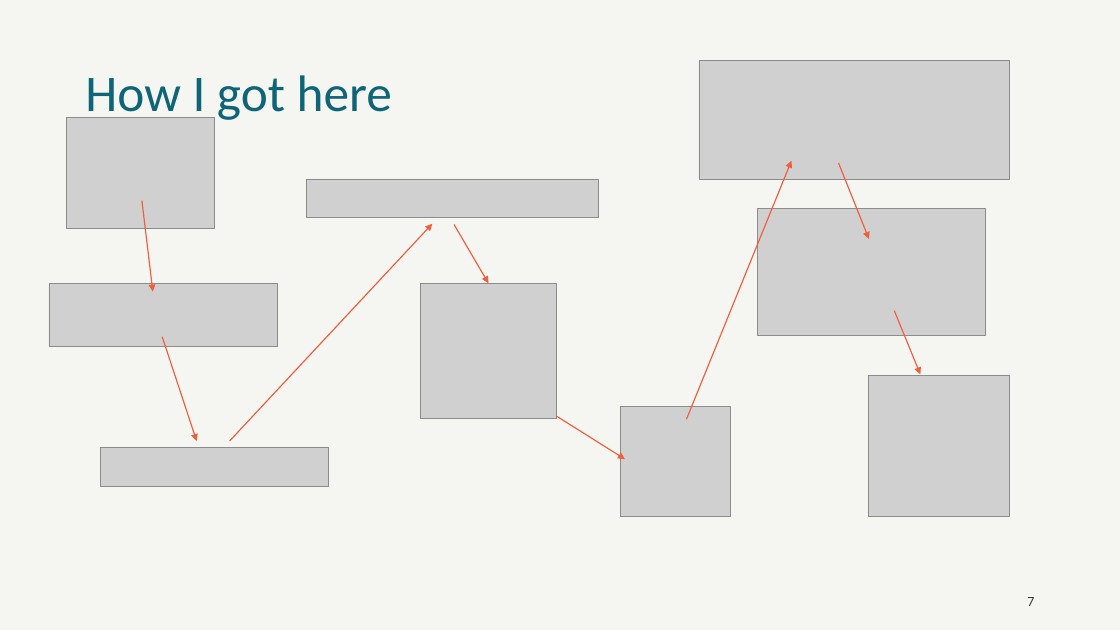
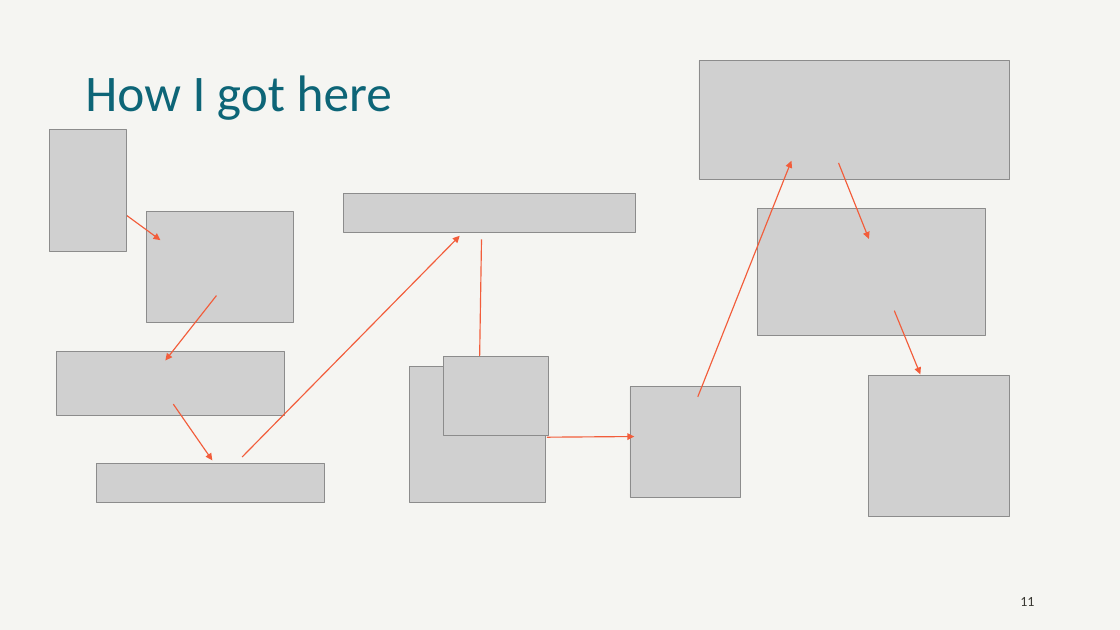
Before and after one commit to jkwuc89/Presentations, a slide deck: slide 11 of Senior Engineer Technical Track.pptx (slide 7 before the commit). Drawn at 1120x630 pixels with LibreOffice and Linux fonts; fonts in the diff are those of the drawing; grey boxes stand for pictures; background and template pictures are left out. Boxes give left, top, right and bottom in pixels: in the first picture for what was removed or moved away, otherwise in the second. Text is boxed around its words. In the diff, an @@ line names an element or a change of style, - is before the commit and + after.

```diff
--- a/Senior Engineer Technical Track.pptx
+++ b/Senior Engineer Technical Track.pptx
@@ picture added at box(50, 129, 126, 251) @@
@@ arrow moved from (686, 419) - (791, 160) to (698, 397) - (791, 160) @@
@@ arrow moved from (142, 201) - (153, 292) to (111, 203) - (160, 240) @@
@@ picture: place and size @@
-picture at box(306, 179, 598, 218)
+picture at box(344, 193, 636, 232)
@@ picture: place and size @@
-picture at box(66, 118, 214, 229)
+picture at box(146, 212, 294, 323)
@@ arrow moved from (229, 441) - (433, 223) to (242, 457) - (460, 236) @@
@@ arrow moved from (162, 337) - (197, 441) to (481, 239) - (480, 365) @@
@@ arrow added from (217, 296) to (166, 360), #F25D3B 1 pt @@
@@ picture: place and size @@
-picture at box(49, 283, 277, 347)
+picture at box(56, 352, 285, 416)
@@ picture added at box(444, 357, 549, 436) @@
@@ picture: place and size @@
-picture at box(421, 283, 556, 418)
+picture at box(410, 367, 545, 502)
@@ picture: place and size @@
-picture at box(620, 406, 731, 517)
+picture at box(630, 387, 741, 498)
@@ arrow moved from (455, 224) - (488, 283) to (173, 404) - (213, 460) @@
@@ arrow moved from (557, 417) - (625, 460) to (547, 437) - (634, 437) @@
@@ picture: place and size @@
-picture at box(100, 448, 329, 486)
+picture at box(97, 464, 325, 502)
@@ page number at box(1020, 597, 1034, 606): text changed @@
-7
+11
```
Also in this commit, not shown: 9 other slides changed, 7 slides added, 2 other files.
